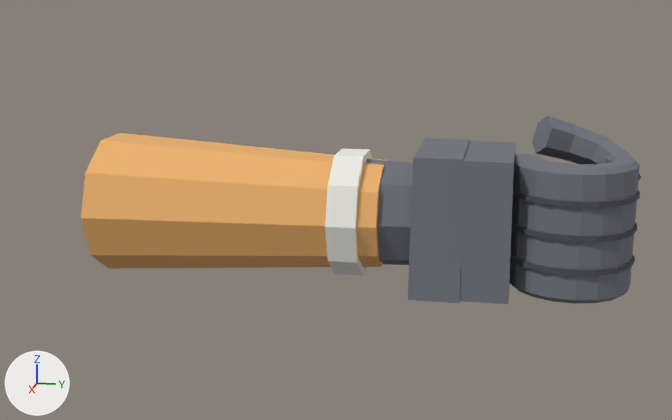
The Blender file assets/tools/src/hand_l.blend, before and after one commit.
The view is the same before and after, from a 50 mm lens placed at (0.621, -0.036, 0.156), pointed at (0.002, -0.16, 0.001). Arrows for +X, +Y and +Z are at lower left; the lights stay in place. The picture after the commit comes second.

Script lines for the objects in view, before the commit:
```python
me_body_band = bpy.data.meshes.new('Body_Band')
me_body_band.from_pydata(...)  # a 10-sided cylinder along y spanning x -0.044..0.044, y -0.159..-0.139, z -0.0418..0.0418
me_body_band.materials.append(mat_band)
me_body_glove = bpy.data.meshes.new('Body_Glove')
me_body_glove.from_pydata(...)  # 206 vertices, 170 faces; spans x -0.046..0.043, y -0.144..0.043, z -0.047..0.067
me_body_glove.materials.append(mat_glove)
me_body_glovedark = bpy.data.meshes.new('Body_GloveDark')
me_body_glovedark.from_pydata(...)  # 216 vertices, 198 faces; spans x -0.0071..0.0434, y -0.0398..0.0408, z -0.0237..0.0237
me_body_glovedark.materials.append(mat_glovedark)
me_body_sleeve = bpy.data.meshes.new('Body_Sleeve')
me_body_sleeve.from_pydata(...)  # a 10-sided cut cone along y (radius 0.054 by 0.05 at the low end, 0.04 by 0.037 at the high end) spanning x -0.054..0.054, y -0.326..-0.126, z -0.047..0.047
me_body_sleeve.materials.append(mat_sleeve)
ob_body_band = bpy.data.objects.new('Body_Band', me_body_band)
ob_body_band.parent = ob_qd_hand_l
ob_body_band.location = (0.0, 0.0, 0.0)
ob_body_glove = bpy.data.objects.new('Body_Glove', me_body_glove)
ob_body_glove.parent = ob_qd_hand_l
ob_body_glove.location = (0.0, 0.0, 0.0)
ob_body_glovedark = bpy.data.objects.new('Body_GloveDark', me_body_glovedark)
ob_body_glovedark.parent = ob_qd_hand_l
ob_body_glovedark.location = (0.0, 0.0, 0.0)
ob_body_sleeve = bpy.data.objects.new('Body_Sleeve', me_body_sleeve)
ob_body_sleeve.parent = ob_qd_hand_l
ob_body_sleeve.location = (0.0, 0.0, 0.0)
```
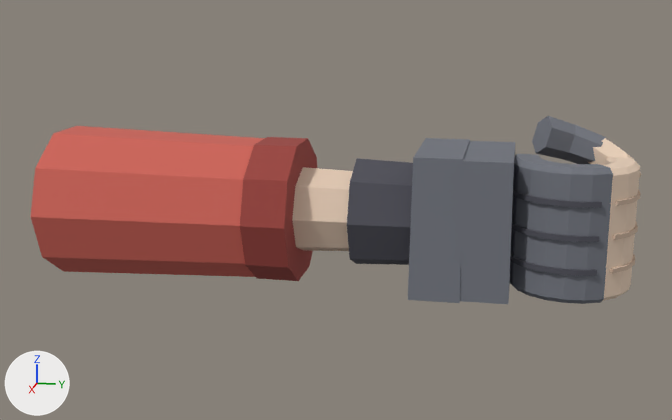
Changed parts and their boxes (x1, y1, x2, y2) in the pictures (672 x 420 px; the box of a moved part takes in the faces that stretch with it):
'Body_Glove', reshaped (25% narrower): before (366, 116, 641, 304); after (408, 116, 613, 304)
'Body_Sleeve', deleted: before (81, 133, 388, 269)
'Body_Plaid', added (red): after (31, 126, 265, 277)
'Body_Skin', added: after (292, 138, 641, 301)
'Body_PlaidDark', added (red): after (240, 137, 317, 281)
'Body_Band', deleted: before (325, 149, 373, 276)
'Body_SkinDark', added: after (610, 189, 641, 274)
part 1 of me_body_glove, deleted: before (366, 159, 413, 265)
part 2 of me_body_glove, built on: before (510, 125, 641, 303); after (510, 125, 613, 304)
part 3 of me_body_glovedark, added: after (347, 158, 413, 265)
part 4 of me_body_glovedark, moved or reshaped: before (510, 190, 640, 276); after (510, 191, 602, 276)

The change, as a diff of the scene's bpy script:
```diff
--- a/assets/tools/src/hand_l.blend.py
+++ b/assets/tools/src/hand_l.blend.py
@@ mat_plaiddark @@
+mat_plaiddark = bpy.data.materials.new('PlaidDark')
+# nodes: BsdfPrincipled, Mix, OutputMaterial, VertexColor
+# colours: red #9b453f, mixed with the vertex colours
@@ mat_plaid @@
+mat_plaid = bpy.data.materials.new('Plaid')
+# nodes: BsdfPrincipled, Mix, OutputMaterial, VertexColor
+# colours: red #ce6559, mixed with the vertex colours
@@ mat_skindark @@
+mat_skindark = bpy.data.materials.new('SkinDark')
+# nodes: BsdfPrincipled, Mix, OutputMaterial, VertexColor
+# colours: beige #ceb5a0, mixed with the vertex colours
@@ mat_skin @@
+mat_skin = bpy.data.materials.new('Skin')
+# nodes: BsdfPrincipled, Mix, OutputMaterial, VertexColor
+# colours: beige #e7ceb8, mixed with the vertex colours
@@ me_body_glove @@
 # used by ob_body_glove; parent = ob_qd_hand_l; location = (0.0, 0.0, 0.0)
-me_body_glove.from_pydata(...)  # 206 vertices, 170 faces; spans x -0.046..0.043, y -0.144..0.043, z -0.047..0.067
+me_body_glove.from_pydata(...)  # 146 vertices, 116 faces; spans x -0.046..0.043, y -0.104..0.021, z -0.047..0.067
+# me_body_glove part 1: the loose piece of 16 vertices spanning x -0.036..0.036, y -0.144..-0.094, z -0.038..0.038 is deleted
+# me_body_glove part 2
+# 58 vertices are removed from x -0.039..0.029, y 0.011..0.043, z -0.044..0.053
+# 60 faces are deleted
+# 6 vertices in x 0.008..0.013, y -0.037..-0.018, z -0.044..0.044 move by (-0.001, -0.001, 0.0)
+# 6 vertices in x 0.02..0.024, y -0.007..0.001, z -0.044..0.044 move by (-0.001, -0.003, 0.0)
+# 4 vertices in x 0.021..0.023, y -0.035..-0.032, z -0.044..0.044 move by (-0.003, -0.002, 0.0)
+# 32 vertices move from x 0.004..0.041, y -0.041..0.016, z -0.044..0.044 to x 0.004..0.041, y -0.041..0.008, z -0.044..0.044
+# 14 vertices are added at x -0.04..0.035, y 0.011..0.021, z -0.044..0.053
+# 16 new faces join them
 me_body_glove.materials.append(mat_glove)
@@ me_body_glovedark @@
 # used by ob_body_glovedark; parent = ob_qd_hand_l; location = (0.0, 0.0, 0.0)
-me_body_glovedark.from_pydata(...)  # 216 vertices, 198 faces; spans x -0.0071..0.0434, y -0.0398..0.0408, z -0.0237..0.0237
+me_body_glovedark.from_pydata(...)  # 160 vertices, 136 faces; spans x -0.036..0.0432, y -0.146..0.0147, z -0.0378..0.0378
+# me_body_glovedark part 3: a new loose piece, an 8-sided cut cone along y (radius 0.036 by 0.0378 at the low end, 0.034 by 0.0357 at the high end) spanning x -0.036..0.036, y -0.146..-0.096, z -0.0378..0.0378, in mat_glovedark
+# me_body_glovedark part 4: 192 vertices removed from x -0.0071..0.0434, y -0.0307..0.0408, z -0.0237..0.0237; 120 vertices added at x 0.0154..0.0432, y -0.0326..0.0147, z -0.0237..0.0237
 me_body_glovedark.materials.append(mat_glovedark)
@@ ob_body_band @@
-ob_body_band = bpy.data.objects.new('Body_Band', me_body_band)
@@ ob_body_sleeve @@
-ob_body_sleeve = bpy.data.objects.new('Body_Sleeve', me_body_sleeve)
@@ ob_body_plaiddark @@
+ob_body_plaiddark = bpy.data.objects.new('Body_PlaidDark', me_body_plaiddark)  # a 10-sided cylinder along y spanning x -0.054..0.054, y -0.214..-0.184, z -0.0478..0.0478
+ob_body_plaiddark.parent = ob_qd_hand_l
+ob_body_plaiddark.location = (0.0, 0.0, 0.0)
@@ ob_body_plaid @@
+ob_body_plaid = bpy.data.objects.new('Body_Plaid', me_body_plaid)  # a 10-sided cut cone along y (radius 0.058 by 0.054 at the low end, 0.052 by 0.048 at the high end) spanning x -0.058..0.058, y -0.361..-0.191, z -0.051..0.051
+ob_body_plaid.parent = ob_qd_hand_l
+ob_body_plaid.location = (0.0, 0.0, 0.0)
@@ ob_body_skindark @@
+ob_body_skindark = bpy.data.objects.new('Body_SkinDark', me_body_skindark)  # 120 vertices, 102 faces; spans x -0.0171..0.0351, y 0.0134..0.0413, z -0.0235..0.0235
+ob_body_skindark.parent = ob_qd_hand_l
+ob_body_skindark.location = (0.0, 0.0, 0.0)
@@ ob_body_skin @@
+ob_body_skin = bpy.data.objects.new('Body_Skin', me_body_skin)  # 82 vertices, 66 faces; spans x -0.038..0.036, y -0.241..0.043, z -0.043..0.053
+ob_body_skin.parent = ob_qd_hand_l
+ob_body_skin.location = (0.0, 0.0, 0.0)
```
